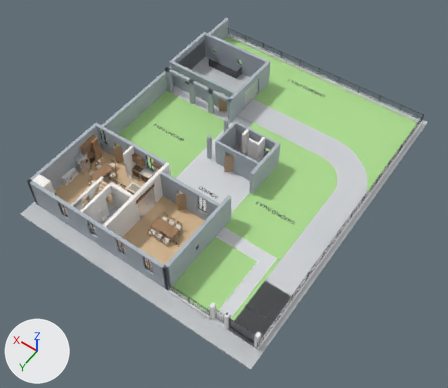
An edit to the glTF model public/models/house_raw.glb, drawn before and after from the same camera.
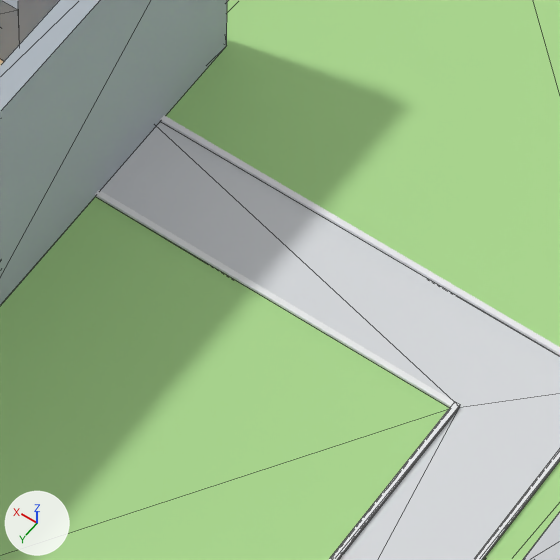
The first picture shows the older version from a 50 mm lens placed at (-16.9, 16.4, 41.5), pointed at (2.6, -10.8, -1.3). The close-ups show the older and then the newer version on the part from 46% to 60% of the width and 55% to 72% of the height of that picture. Only the edits that show in the close-ups are written down. Every picture has the same lights, and +X, +Y and +Z are marked at lower left. The close-ups show mesh edges as thin lines. Where no turn or scale is listed for an object, it has been applied to the vertices.

Names of what the first close-up shows: 'Driveway_Gravel', 'Giardino_Area_3A_Prato', 'Giardino_Area_3B_Prato', 'Giardino_Area_3C_Prato', 'Walkway_Curb_East', 'Walkway_Curb_North', 'Walkway_Curb_South', 'Walkway_Curb_West', 'Walkway_Pedestrian_Pavement', 'Wall_South_West_01', 'Wall_South_West_Sill_1', 'Wall_West_02'.
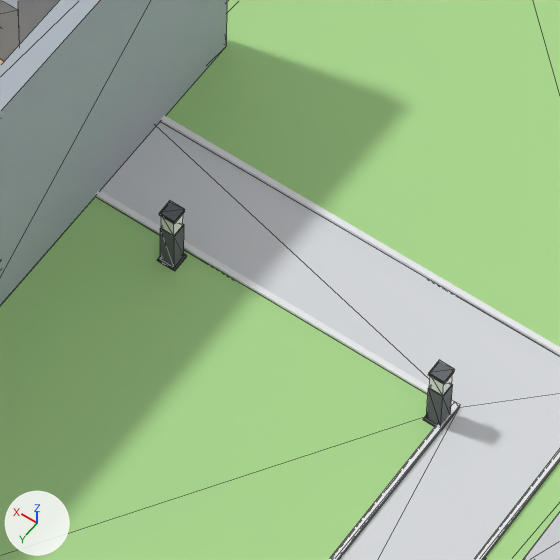
Changed parts and their boxes (x1, y1, x2, y2) in the close-ups (560 x 560 px):
```json
{"object": "Bollard_Garden_2_Pillar", "change": "added", "after": [160, 225, 184, 267]}
{"object": "Bollard_Garden_1_Pillar", "change": "added", "after": [426, 384, 453, 426]}
{"object": "Bollard_Garden_1_Cap", "change": "added", "after": [429, 360, 455, 384]}
{"object": "Bollard_Garden_2_Cap", "change": "added", "after": [159, 201, 185, 224]}
{"object": "Bollard_Garden_2", "change": "added", "after": [161, 214, 183, 235]}
{"object": "Bollard_Garden_1", "change": "added", "after": [429, 375, 452, 396]}
{"object": "Bollard_Garden_2_Base", "change": "added", "after": [157, 254, 187, 271]}
{"object": "Bollard_Garden_1_Base", "change": "added", "after": [423, 415, 453, 430]}
```

The change, as JSON lines over the scene's bpy script:
```json
{"op": "add", "block": "mat_mat_bollard_dark", "code": ["mat_mat_bollard_dark = principled_material('Mat_Bollard_Dark')", "mat_mat_bollard_dark.base_color = (0.13, 0.14, 0.15)  # dark grey #65696c", "mat_mat_bollard_dark.roughness = 0.85"]}
{"op": "add", "block": "mat_mat_frosted_diffuser", "code": ["mat_mat_frosted_diffuser = principled_material('Mat_Frosted_Diffuser')", "mat_mat_frosted_diffuser.base_color = (0.95, 0.94, 0.9)  # white #f9f8f3"]}
{"op": "add", "block": "me_cubo_009", "code": ["me_cubo_009 = bpy.data.meshes.new('Cubo.009')", "me_cubo_009.from_pydata(...)  # a box spanning x -0.08..0.08, y -0.08..0.08, z -0.26..0.26", "me_cubo_009.materials.append(mat_mat_bollard_dark)  # dark grey #65696c"]}
{"op": "add", "block": "me_cubo_011", "code": ["me_cubo_011 = bpy.data.meshes.new('Cubo.011')", "me_cubo_011.from_pydata(...)  # a box spanning x -0.085..0.085, y -0.085..0.085, z -0.02..0.02", "me_cubo_011.materials.append(mat_mat_bollard_dark)  # dark grey #65696c"]}
{"op": "add", "block": "me_cubo_008", "code": ["me_cubo_008 = bpy.data.meshes.new('Cubo.008')", "me_cubo_008.from_pydata(...)  # a box spanning x -0.1..0.1, y -0.1..0.1, z -0.01..0.01", "me_cubo_008.materials.append(mat_mat_bollard_dark)  # dark grey #65696c"]}
{"op": "add", "block": "me_cubo_010", "code": ["me_cubo_010 = bpy.data.meshes.new('Cubo.010')", "me_cubo_010.from_pydata(...)  # a box spanning x -0.072..0.072, y -0.072..0.072, z -0.11..0.11", "me_cubo_010.materials.append(mat_mat_frosted_diffuser)  # white #f9f8f3"]}
{"op": "add", "block": "ob_bollard_garden_2_pillar", "code": ["ob_bollard_garden_2_pillar = bpy.data.objects.new('Bollard_Garden_2_Pillar', me_cubo_009)", "ob_bollard_garden_2_pillar.location = (-1.0, -5.9, 0.28)"]}
{"op": "add", "block": "ob_bollard_garden_2_cap", "code": ["ob_bollard_garden_2_cap = bpy.data.objects.new('Bollard_Garden_2_Cap', me_cubo_011)", "ob_bollard_garden_2_cap.location = (-1.0, -5.9, 0.78)"]}
{"op": "add", "block": "ob_bollard_garden_2_base", "code": ["ob_bollard_garden_2_base = bpy.data.objects.new('Bollard_Garden_2_Base', me_cubo_008)", "ob_bollard_garden_2_base.location = (-1.0, -5.9, 0.01)"]}
{"op": "add", "block": "ob_bollard_garden_2", "code": ["ob_bollard_garden_2 = bpy.data.objects.new('Bollard_Garden_2', me_cubo_010)", "ob_bollard_garden_2.location = (-1.0, -5.9, 0.65)"]}
{"op": "add", "block": "ob_bollard_garden_1_pillar", "code": ["ob_bollard_garden_1_pillar = bpy.data.objects.new('Bollard_Garden_1_Pillar', me_cubo_009.copy())", "ob_bollard_garden_1_pillar.location = (-4.0, -5.9, 0.28)"]}
{"op": "add", "block": "ob_bollard_garden_1_cap", "code": ["ob_bollard_garden_1_cap = bpy.data.objects.new('Bollard_Garden_1_Cap', me_cubo_011.copy())", "ob_bollard_garden_1_cap.location = (-4.0, -5.9, 0.78)"]}
{"op": "add", "block": "ob_bollard_garden_1_base", "code": ["ob_bollard_garden_1_base = bpy.data.objects.new('Bollard_Garden_1_Base', me_cubo_008.copy())", "ob_bollard_garden_1_base.location = (-4.0, -5.9, 0.01)"]}
{"op": "add", "block": "ob_bollard_garden_1", "code": ["ob_bollard_garden_1 = bpy.data.objects.new('Bollard_Garden_1', me_cubo_010.copy())", "ob_bollard_garden_1.location = (-4.0, -5.9, 0.65)"]}
```
